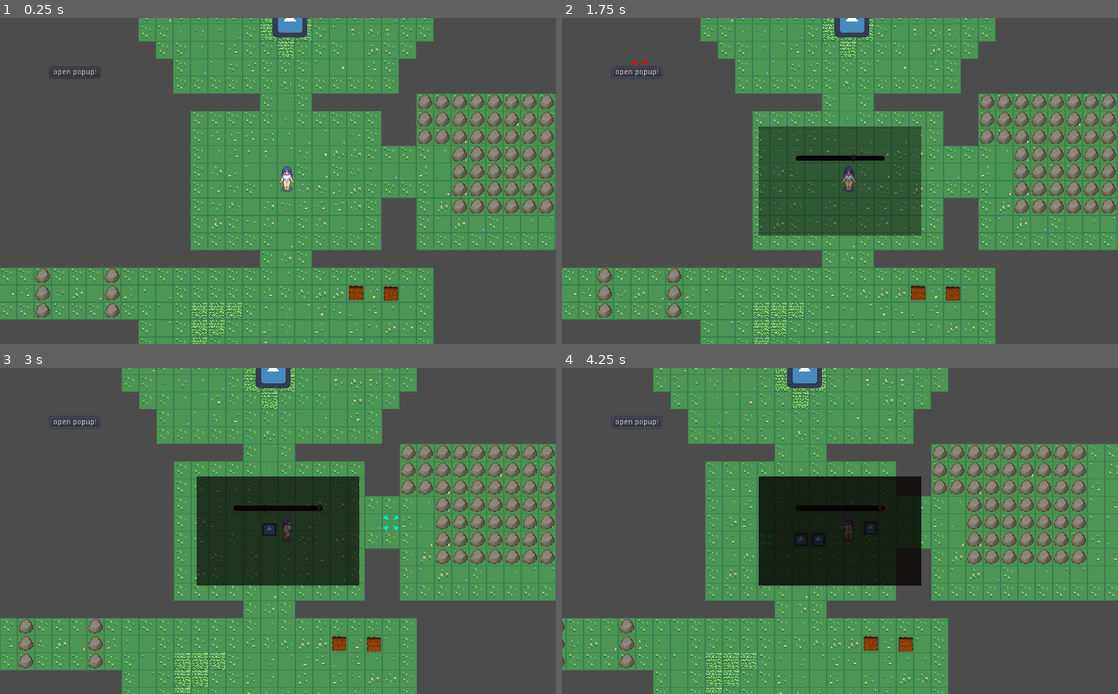
Above: before the commit, frames 1-4 (two rows, left to right).
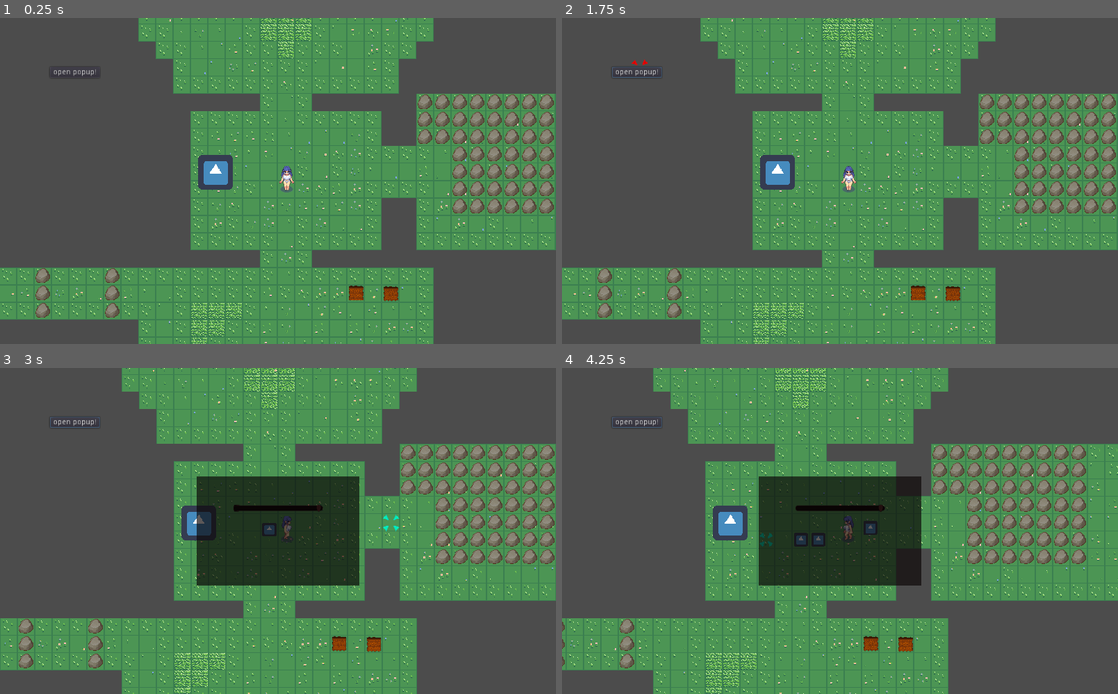
Above: after the commit, the same moments.

Repository: Josephkhland/gwj58
Game: Godot game, scene res://Scenes/BaseGameUI/BaseGameUI.tscn
Two runs of this game, one before a commit and one after it. Both use one fixed random seed, a clock stepped at 60 frames per second and the inputs below. The engine's default icon, where the game draws it, is replaced by a stand-in: a white triangle on a blue panel in a dark square.
Inputs (mouse positions are in pixels of both pictures, inside the frame that each line leads up to):
- Up to frame 1 (0.25 s): no input
- Up to frame 2 (1.75 s): click "open popup!" at 0.5 s; click "open popup!" at 1.25 s
- Up to frame 3 (3 s): click "open popup!" at 2 s; tap Enter (ui_accept) at 2.75 s; move the mouse to (400, 514) at 2.77 s; press the mouse at (400, 514) at 2.78 s
- Up to frame 4 (4.25 s): tap Enter (ui_accept) at 3.02, 3.77 s; move the mouse to (728, 547) at 3.52 s; release the mouse at (728, 547) at 3.53 s; click (728, 547) at 3.6 s

The runs differ from the first frame. In frame 1, 1.0% of the frame differs, in the area x 35-56%, y 0-53%; in frame 2, 10%, in the area x 35-65%, y 0-67%; in frame 3, 1.0%; in frame 4, 1.4%.
Error after the commit: Attempt to call function 'close' in base 'previously freed instance' on a null instance. (res://Scenes/BaseGameUI/BaseGameUI.gd:28)

Commit message:
Add context-menu

Diff:
--- a/Core/Classes/CookingBenchClass.gd
+++ b/Core/Classes/CookingBenchClass.gd
@@ -7,7 +7,6 @@
 
 # Abstract method
 func _init():
-
 	self.connect("use_bench", GlobalVariables.base_game_ui, "open_cooking_popup", [self])
 	pass
 
--- a/Core/Classes/InventoryClass.gd
+++ b/Core/Classes/InventoryClass.gd
@@ -7,7 +7,7 @@
 	max_capasity = mc
 	pass
 
-func add_item(item: TributeItemClass):
+func add_item(item):
 	var size = inventory.size()
 	if size > max_capasity:
 		print("Invetory full")
@@ -18,8 +18,16 @@
 func size():
 	return inventory.size()
 
+# @deprecated
 func get_all():
-	return inventory
+	return inventory.duplicate(true)
 
-func remove_item(item: TributeItemClass):
-	inventory.erase(item)
+func get_at(index):
+	var original = inventory[index]
+	var copy = original.duplicate(true)
+	for property in inventory[index].get_property_list():
+		copy.set(property["name"], inventory[index].get(property["name"]))
+	return copy
+
+func remove_item(index):
+	inventory.remove(index)
--- a/Core/Globals/GlobalVariables.gd
+++ b/Core/Globals/GlobalVariables.gd
@@ -1,13 +1,13 @@
 extends Node
 
+# TODO: remove
+onready var item_template = preload("res://Scenes/TributeItem/TributeItem.tscn")
 
-# Declare member variables here. Examples:
-# var a = 2
-# var b = "text"
 var is_movement_locked = false
 var tile_size = 32
 var rng : RandomNumberGenerator = RandomNumberGenerator.new()
 var base_game_ui
+var player_invetory : InventoryClass
 
 var groups_dict : Dictionary = {
 	Groups.Obstacles : "obstacles",
@@ -42,6 +42,13 @@
 	var new_position_w_offset = new_position_no_offset + Vector2(tile_size/2, tile_size/2)
 	return new_position_w_offset
 
+
 # Called when the node enters the scene tree for the first time.
 func _ready():
+	# TODO: remove adding of item on init
+	var item = item_template.instance()
+	player_invetory.add_item(item)
 	pass # Replace with function body.
+
+func _init():
+	player_invetory = InventoryClass.new(1)
--- a/Scenes/BaseGameUI/CookingPopup/CookingPopupTimer/CookingPopupTimer.gd
+++ b/Scenes/BaseGameUI/CookingPopup/CookingPopupTimer/CookingPopupTimer.gd
@@ -1,6 +1,6 @@
 extends CookingPopupBase
 
-const WAIT_TIME = 3
+const WAIT_TIME = 1
 
 onready var timer: Timer = $Timer
 onready var slider: HSlider = $HSlider
--- a/Scenes/BaseGameWorld/BaseGameWorld.gd
+++ b/Scenes/BaseGameWorld/BaseGameWorld.gd
@@ -1,9 +1,5 @@
 extends Node2D
 
-
-# Declare member variables here. Examples:
-# var a = 2
-# var b = "text"
 signal tile_reached
 signal dest_changed
 export(float) var move_time : float = 0.5
@@ -138,8 +134,9 @@
 		item.hide()
 		item.item_owner = PlayerPawn
 		#
-		node_triggered.cooking_bench.place_item(item)
-		node_triggered.cooking_bench.call_popup()
+		node_triggered.interact()
+		#node_triggered.cooking_bench.place_item(item)
+		#node_triggered.cooking_bench.call_popup()
 	else:
 		print("THIS IS INTERRACTIBLES")
 
--- a/Scenes/BaseGameWorld/BaseGameWorld.tscn
+++ b/Scenes/BaseGameWorld/BaseGameWorld.tscn
@@ -185,7 +185,7 @@
 position = Vector2( 2225, 1456 )
 
 [node name="Sprite" parent="YSort" instance=ExtResource( 5 )]
-position = Vector2( 2103, 953 )
+position = Vector2( 1966, 1233 )
 
 [node name="Sprite" type="Sprite" parent="."]
 visible = false
--- /dev/null
+++ b/Scenes/ContextMenu/ContextMenu.gd
@@ -0,0 +1,79 @@
+extends Node2D
+
+var entity_invetory : InventoryClass
+
+var action_callback: FuncRef
+
+func delete_children(node):
+	for n in node.get_children():
+		node.remove_child(n)
+		n.queue_free()
+
+func update_view():
+	var player_panel_nodes = $PlayerInvetoryPanel.get_children()
+	var entity_panel_nodes = $EntityInvetoryPanel.get_children()
+
+	for i in player_panel_nodes.size():
+		delete_children(player_panel_nodes[i].get_child(0))
+	for i in GlobalVariables.player_invetory.size():
+		player_panel_nodes[i].get_child(0).add_child(GlobalVariables.player_invetory.get_at(i))
+
+	for i in entity_panel_nodes.size():
+		delete_children(entity_panel_nodes[i].get_child(0))
+	for i in entity_invetory.size():
+		entity_panel_nodes[i].get_child(0).add_child(entity_invetory.get_at(i))
+
+# Called when the node enters the scene tree for the first time.
+func _ready():
+	GlobalVariables.is_movement_locked = true
+	update_view()
+
+func move_item_to_player(index):
+	if index < entity_invetory.size():
+		var item = entity_invetory.get_at(index)
+		entity_invetory.remove_item(index)
+		GlobalVariables.player_invetory.add_item(item)
+
+func move_item_to_elem(index):
+	if index < GlobalVariables.player_invetory.size():
+		var item = GlobalVariables.player_invetory.get_at(index)
+		GlobalVariables.player_invetory.remove_item(index)
+		entity_invetory.add_item(item)
+
+func _input(event):
+	var player_items = GlobalVariables.player_invetory.get_all()
+	if (event is InputEventMouseButton) and event.pressed:
+		var evLocal = make_input_local(event)
+		# user pressed outside the menu
+		if !Rect2(Vector2(0,0), $BackgroundPanel.rect_size).has_point(evLocal.position):
+			GlobalVariables.is_movement_locked = false
+			queue_free()
+
+		var offset1 = $PlayerInvetoryPanel.rect_position
+		var offset2 = $EntityInvetoryPanel.rect_position
+		var update = false
+
+		if Rect2($PlayerInvetoryPanel/InvetoryItem1.rect_position + offset1, $PlayerInvetoryPanel/InvetoryItem1.rect_size).has_point(evLocal.position):
+			move_item_to_elem(0)
+			update = true
+		if Rect2($EntityInvetoryPanel/InvetoryItem1.rect_position + offset2, $EntityInvetoryPanel/InvetoryItem1.rect_size).has_point(evLocal.position):
+			move_item_to_player(0)
+			update = true
+		if Rect2($EntityInvetoryPanel/InvetoryItem2.rect_position + offset2, $EntityInvetoryPanel/InvetoryItem2.rect_size).has_point(evLocal.position):
+			move_item_to_player(1)
+			update = true
+		if Rect2($EntityInvetoryPanel/InvetoryItem3.rect_position + offset2, $EntityInvetoryPanel/InvetoryItem3.rect_size).has_point(evLocal.position):
+			move_item_to_player(2)
+			update = true
+		if Rect2($EntityInvetoryPanel/InvetoryItem4.rect_position + offset2, $EntityInvetoryPanel/InvetoryItem4.rect_size).has_point(evLocal.position):
+			move_item_to_player(3)
+			update = true
+
+		if update:
+			update_view()
+
+
+
+func _on_Button_pressed():
+	action_callback.call_func()
+	pass # Replace with function body.
--- /dev/null
+++ b/Scenes/ContextMenu/ContextMenu.tscn
@@ -0,0 +1,91 @@
+[gd_scene load_steps=2 format=2]
+
+[ext_resource path="res://Scenes/ContextMenu/ContextMenu.gd" type="Script" id=1]
+
+[node name="Node2D" type="Node2D"]
+script = ExtResource( 1 )
+
+[node name="BackgroundPanel" type="Panel" parent="."]
+modulate = Color( 1, 1, 1, 0.737255 )
+margin_right = 142.0
+margin_bottom = 87.0
+
+[node name="PlayerInvetoryPanel" type="Panel" parent="."]
+margin_left = 12.0
+margin_top = 10.0
+margin_right = 44.0
+margin_bottom = 42.0
+
+[node name="InvetoryItem1" type="CenterContainer" parent="PlayerInvetoryPanel"]
+anchor_right = 1.0
+anchor_bottom = 1.0
+
+[node name="Position2D" type="Position2D" parent="PlayerInvetoryPanel/InvetoryItem1"]
+position = Vector2( 16, 15 )
+
+[node name="EntityInvetoryPanel" type="Panel" parent="."]
+margin_left = 60.0
+margin_top = 10.0
+margin_right = 124.0
+margin_bottom = 74.0
+
+[node name="InvetoryItem1" type="CenterContainer" parent="EntityInvetoryPanel"]
+anchor_right = 1.0
+anchor_bottom = 1.0
+margin_right = -32.0
+margin_bottom = -32.0
+__meta__ = {
+"_edit_use_anchors_": true
+}
+
+[node name="Position2D" type="Position2D" parent="EntityInvetoryPanel/InvetoryItem1"]
+position = Vector2( 16, 15 )
+
+[node name="InvetoryItem2" type="CenterContainer" parent="EntityInvetoryPanel"]
+anchor_left = 0.484375
+anchor_right = 1.48438
+anchor_bottom = 1.0
+margin_right = -32.0
+margin_bottom = -32.0
+__meta__ = {
+"_edit_use_anchors_": true
+}
+
+[node name="Position2D" type="Position2D" parent="EntityInvetoryPanel/InvetoryItem2"]
+position = Vector2( 16, 15 )
+
+[node name="InvetoryItem3" type="CenterContainer" parent="EntityInvetoryPanel"]
+anchor_top = 0.484375
+anchor_right = 1.0
+anchor_bottom = 1.48438
+margin_right = -32.0
+margin_bottom = -32.0
+__meta__ = {
+"_edit_use_anchors_": true
+}
+
+[node name="Position2D" type="Position2D" parent="EntityInvetoryPanel/InvetoryItem3"]
+position = Vector2( 16, 15 )
+
+[node name="InvetoryItem4" type="CenterContainer" parent="EntityInvetoryPanel"]
+anchor_left = 0.5
+anchor_top = 0.484375
+anchor_right = 1.5
+anchor_bottom = 1.48438
+margin_right = -32.0
+margin_bottom = -32.0
+__meta__ = {
+"_edit_use_anchors_": true
+}
+
+[node name="Position2D" type="Position2D" parent="EntityInvetoryPanel/InvetoryItem4"]
+position = Vector2( 16, 15 )
+
+[node name="Button" type="Button" parent="."]
+margin_left = 15.0
+margin_top = 52.0
+margin_right = 43.0
+margin_bottom = 72.0
+text = "C"
+
+[connection signal="pressed" from="Button" to="." method="_on_Button_pressed"]
--- a/Scenes/CookingBench/CookingBench.gd
+++ b/Scenes/CookingBench/CookingBench.gd
@@ -2,7 +2,16 @@
 
 var cooking_bench: CookingBenchClass
 
+onready var context_menu = \
+	preload("res://Scenes/ContextMenu/ContextMenu.tscn")
+var context_menu_instance
 
 func _ready():
 	add_to_group(GlobalVariables.groups_dict[GlobalVariables.Groups.MapInterractible])
 	add_to_group("CookingBench")
+
+func interact():
+	context_menu_instance = context_menu.instance()
+	context_menu_instance.entity_invetory = cooking_bench.inventory
+	context_menu_instance.action_callback = funcref(cooking_bench, "call_popup")
+	add_child(context_menu_instance)
--- a/Scenes/CookingBench/CookingBenchCombine/CookingBenchCombine.gd
+++ b/Scenes/CookingBench/CookingBenchCombine/CookingBenchCombine.gd
@@ -1,4 +1,12 @@
 extends "res://Scenes/CookingBench/CookingBench.gd"
+
+# TODO: remove
+onready var item_template = preload("res://Scenes/TributeItem/TributeItem.tscn")
 
 func _init():
 	cooking_bench = CookingBenchCombineClass.new()
+
+func _ready():
+	# TODO: remove
+	var item = item_template.instance()
+	cooking_bench.inventory.add_item(item)
--- a/Scenes/CookingBench/CookingBenchCombine/CookingBenchCombineClass.gd
+++ b/Scenes/CookingBench/CookingBenchCombine/CookingBenchCombineClass.gd
@@ -9,11 +9,12 @@
 	type = Types.CookingTask.Timer
 	inventory = InventoryClass.new(MAX_ITEMS)
 
+
 func required_items_sufficient():
 	return inventory.size() >= SUFFICIENT_ITEMS
 
+# TODO: add igridient history
 func cook():
-	# TODO: debug this shit
 	var items = inventory.get_all()
 	var item = items.pop_front()
 	while not items.empty():
@@ -25,36 +26,37 @@
 		item.flavor_chart.Sour		= sour_combined		(item, next_item)
 		item.flavor_chart.Bitter	= bitter_combined	(item, next_item)
 
+	inventory.inventory.clear()
 	inventory.add_item(item)
 
-func sweet_combined(item1: TributeItemClass, item2: TributeItemClass):
+func sweet_combined(item1, item2):
 	return 	item1.flavor_chart.Sweet	+ \
 			item2.flavor_chart.Sweet	- \
 			item2.flavor_chart.Salty	- \
 			item2.flavor_chart.Bitter
 
-func spicy_combined(item1: TributeItemClass, item2: TributeItemClass):
+func spicy_combined(item1, item2):
 	return 	item1.flavor_chart.Spicy	* \
 			item2.flavor_chart.Spicy	- \
 			item2.flavor_chart.Sour
 
-func salty_combined(item1: TributeItemClass, item2: TributeItemClass):
+func salty_combined(item1, item2):
 	return 	item1.flavor_chart.Salty	+ \
 			item2.flavor_chart.Salty	- \
 			item2.flavor_chart.Sweet
 
-func umami_combined(item1: TributeItemClass, item2: TributeItemClass):
+func umami_combined(item1, item2):
 	return 	item1.flavor_chart.Umami	+ \
 			item2.flavor_chart.Umami	- \
 			item2.flavor_chart.Bitter	- \
 			item2.flavor_chart.Sour
 
-func sour_combined(item1: TributeItemClass, item2: TributeItemClass):
+func sour_combined(item1, item2):
 	return 	item1.flavor_chart.Sour		+ \
 			item2.flavor_chart.Sour		- \
 			item2.flavor_chart.Sweet
 
-func bitter_combined(item1: TributeItemClass, item2: TributeItemClass):
+func bitter_combined(item1, item2):
 	return 	item1.flavor_chart.Bitter	+ \
 			item2.flavor_chart.Bitter	- \
 			item2.flavor_chart.Sweet
